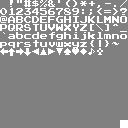
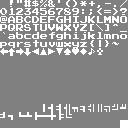
Two versions of the same layered image (128×128). Layer-by-layer changes:
painted on "Layer" over (0, 104, 126, 120)
